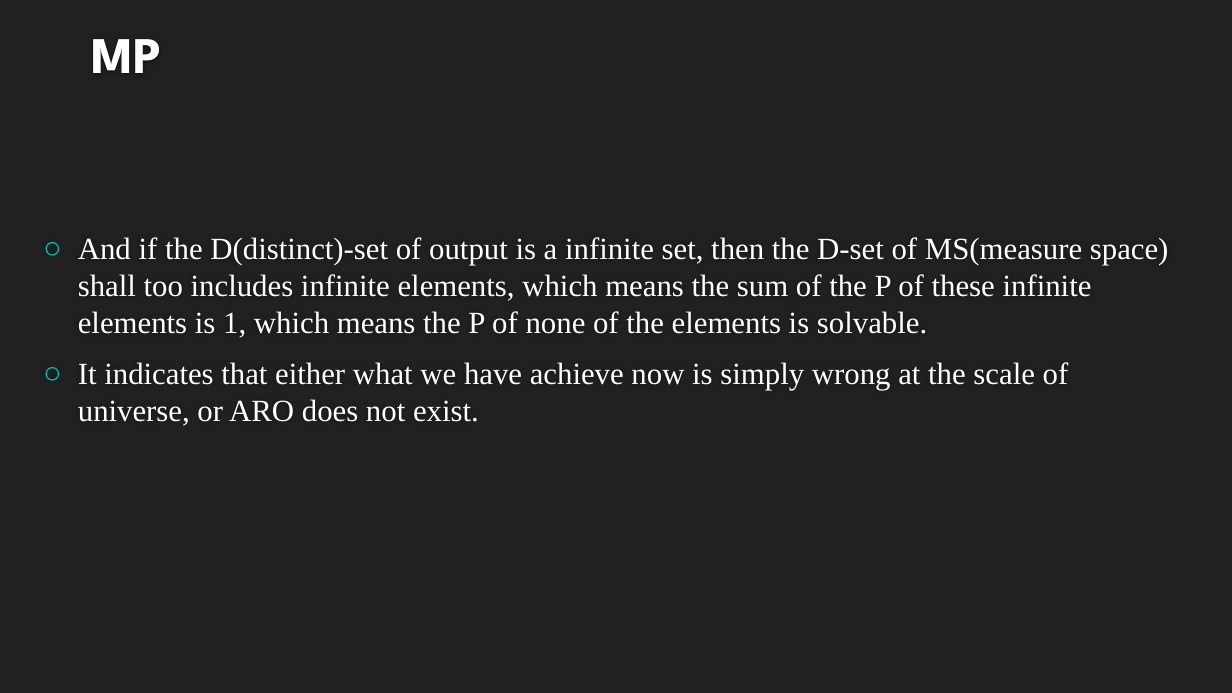
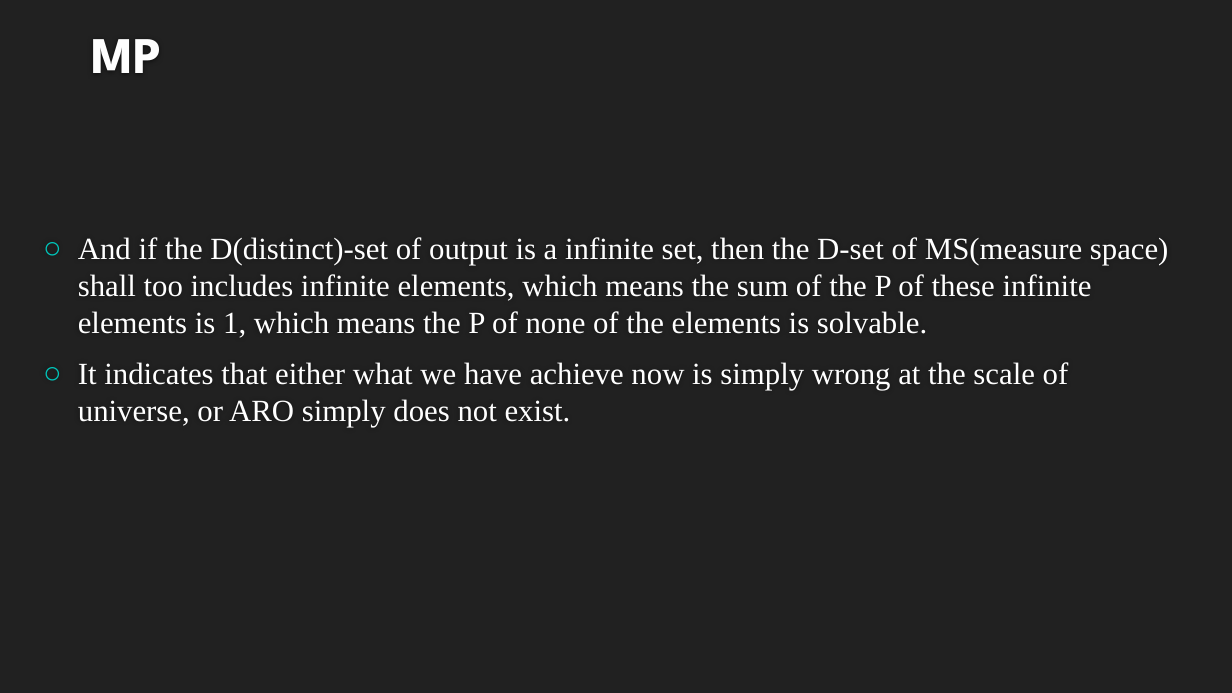
Before and after one commit to HGMT96/my-materials, a slide deck: slide 5 of 概率论/随机性的五个量度.pptx. Drawn at 1232x693 pixels with LibreOffice and Linux fonts; fonts in the diff are those of the drawing; background and template pictures are left out. Boxes give left, top, right and bottom in pixels: in the first picture for what was removed or moved away, otherwise in the second. Text is boxed around its words. In the diff, an @@ line names an element or a change of style, - is before the commit and + after.

```diff
--- a/概率论/随机性的五个量度.pptx
+++ b/概率论/随机性的五个量度.pptx
@@ text at (78, 362, 1069, 427): text changed @@
-○ It indicates that either what we have achieve now is simply wrong at the scale of universe, or ARO does not exist.
+○ It indicates that either what we have achieve now is simply wrong at the scale of universe, or ARO simply does not exist.
```
Also in this commit, not shown: 1 other slide changed.
